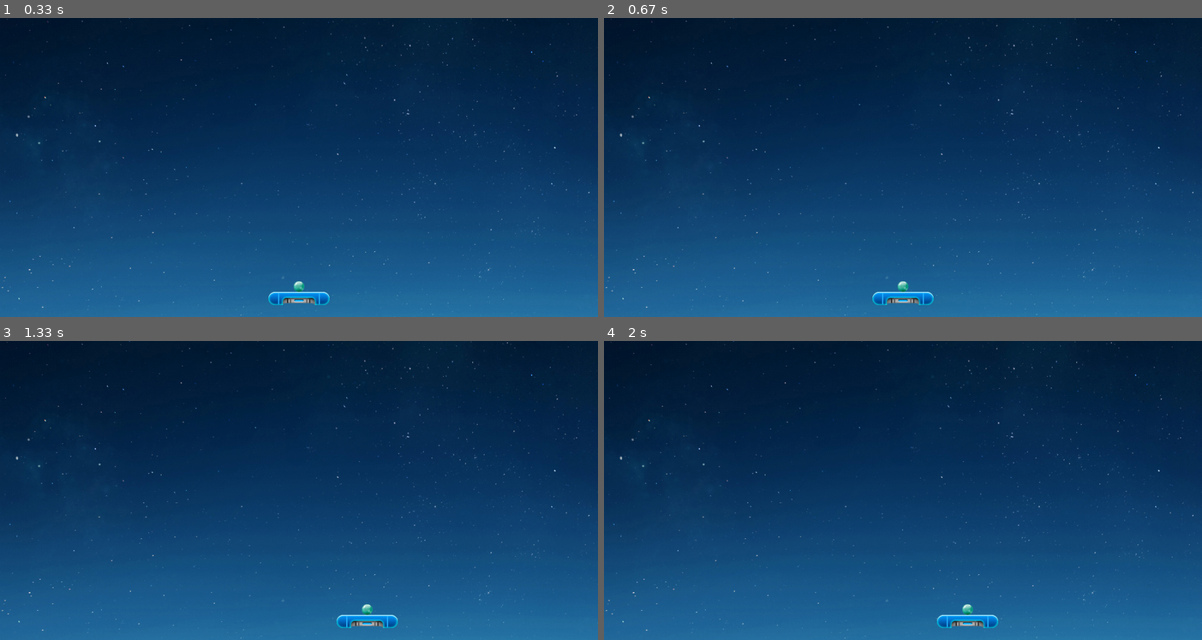
Above: before the commit, frames 1-4 (two rows, left to right).
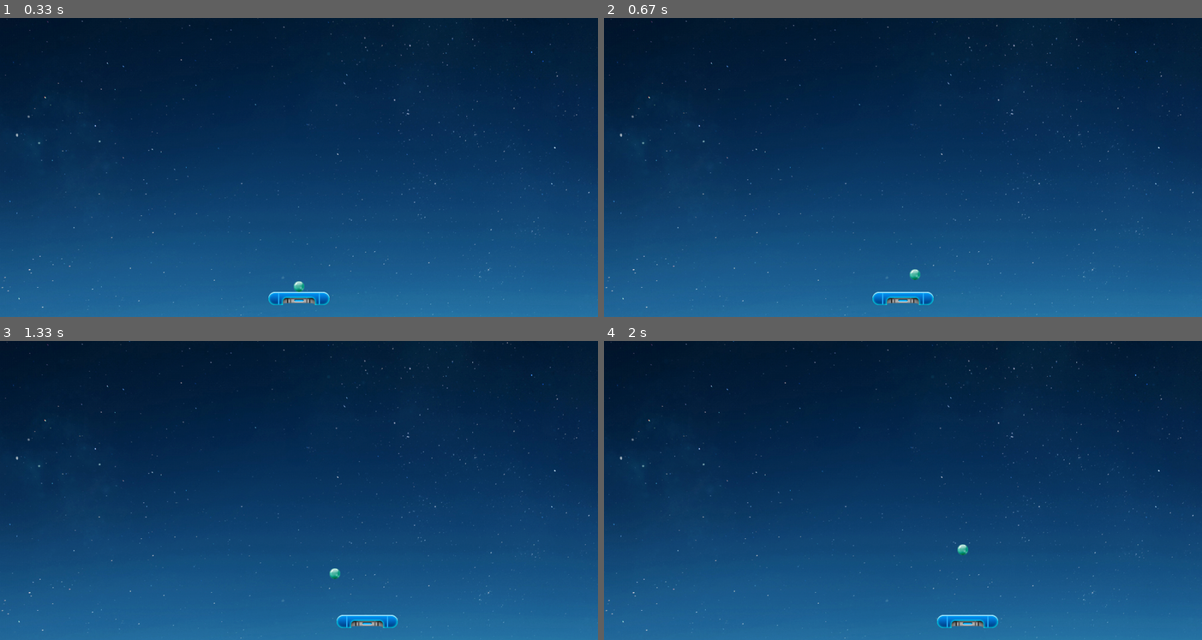
Above: after the commit, the same moments.

Repository: wtraceback/Pygame-Practice
Game: pygame game, started from Arkanoid/main.py
The game is run twice, just before and just after one commit, with the same random seed, the same clock (stepped at 60 frames per second) and the same inputs.
Inputs:
- Up to frame 1 (0.33 s): no input
- Up to frame 2 (0.67 s): tap Space at 0.33 s
- Up to frame 3 (1.33 s): hold Right 0.67-1.13 s; tap Space at 0.73, 1.03, 1.23 s; hold Right from 1.17 s (still down)
- Up to frame 4 (2 s): tap Space at 1.53, 1.73 s; release Right at 1.63 s; hold Left from 1.67 s (still down)

Frame 1 is identical in both runs. In frame 2, 0.1% of the frame differs, in the area x 49-53%, y 84-92%; in frame 3, 0.1%, in the area x 55-63%, y 76-92%; in frame 4, 0.1%.

Commit message:
检测弹球与墙壁的碰撞 and 弹球与挡板的碰撞

Diff:
--- a/Arkanoid/ball.py
+++ b/Arkanoid/ball.py
@@ -19,9 +19,18 @@
         self.rect.centerx = self.baffle.rect.centerx
         self.rect.bottom = self.baffle.rect.top
 
+        # 弹球的初始状态
+        self.is_fire = False
+
     def update(self):
-        if self.sets.not_fire:
+        if not self.is_fire:
+            # 弹球跟着挡板移动
             self.rect.centerx = self.baffle.rect.centerx
+        else:
+            # 弹球自行移动
+            self.rect = self.rect.move(self.sets.ball_speed_factor)
+            # self.rect.centerx = self.rect.centerx + self.sets.ball_speed_factor[0]
+            # self.rect.centery = self.rect.centery + self.sets.ball_speed_factor[1]
 
     def blit_img(self):
         """绘制弹球"""
--- a/Arkanoid/game_functions.py
+++ b/Arkanoid/game_functions.py
@@ -2,18 +2,18 @@
 import sys
 
 
-def check_events(sets, baffle):
+def check_events(baffle, ball):
     """响应按键和鼠标事件"""
     for event in pygame.event.get():
         if event.type == pygame.QUIT:
             sys.exit()
         elif event.type == pygame.KEYDOWN:
-            check_keydown_events(event, sets, baffle)
+            check_keydown_events(event, baffle, ball)
         elif event.type == pygame.KEYUP:
             check_keyup_events(event, baffle)
 
 
-def check_keydown_events(event, sets, baffle):
+def check_keydown_events(event, baffle, ball):
     """响应按键"""
     if event.key == pygame.K_RIGHT:
         baffle.moving_right = True
@@ -22,9 +22,7 @@
     elif event.key == pygame.K_q:
         sys.exit()
     elif event.key == pygame.K_SPACE:
-        # sets.not_fire = False
-        # fire_ball()
-        pass
+        ball.is_fire = True
 
 
 def check_keyup_events(event, baffle):
@@ -52,3 +50,42 @@
 def blit_bg_img(sets, screen):
     # 绘制背景图片
     screen.blit(sets.bg_img, sets.bg_img_rect)
+
+
+def update_ball(sets, baffle, ball):
+    # 更新弹球的坐标
+    ball.update()
+
+    # 检测弹球碰到左右墙壁以及顶上的墙壁
+    if ball.rect.left < 0 or ball.rect.right > sets.screen_width:
+        sets.ball_speed_factor[0] *= -1
+    # if ball.rect.top < 0 or ball.rect.bottom > sets.screen_height:
+    if ball.rect.top < 0:
+        sets.ball_speed_factor[1] *= -1
+
+    #  检测弹球触碰到屏幕底部
+    if ball.rect.bottom > sets.screen_height:
+        pass
+
+    # 检测弹球的碰撞
+    if collided(ball, baffle):
+        sets.ball_speed_factor[1] *= -1
+
+
+def collided(b, e):
+    """两个矩形之间的碰撞检测"""
+    x1 = b.rect.x
+    y1 = b.rect.y
+    w1 = b.rect.w
+    h1 = b.rect.h
+
+    x2 = e.rect.x
+    y2 = e.rect.y
+    w2 = e.rect.w
+    h2 = e.rect.h
+
+    if (abs((x1 + w1 / 2) - (x2 + w2 / 2)) < abs((w1 + w2) / 2)):
+        if abs((y1 + h1 / 2) - (y2 + h2 / 2)) < abs((h1 + h2) / 2):
+            return True
+
+    return False
--- a/Arkanoid/main.py
+++ b/Arkanoid/main.py
@@ -23,13 +23,13 @@
     # 开始游戏主循环
     while True:
         # 监听键盘和鼠标事件
-        gf.check_events(sets, baffle)
+        gf.check_events(baffle, ball)
 
         # 更新挡板的坐标
         baffle.update()
 
         # 更新弹球的坐标
-        ball.update()
+        gf.update_ball(sets, baffle, ball)
 
         # 更新画面
         gf.update_screen(sets, screen, baffle, ball)
--- a/Arkanoid/settings.py
+++ b/Arkanoid/settings.py
@@ -20,5 +20,5 @@
         # 挡板的移动速度
         self.baffle_speed_factor = 3
 
-        # 弹球相关的设置
-        self.not_fire = True
+        # 弹球的移动速度
+        self.ball_speed_factor = [1, -1]
